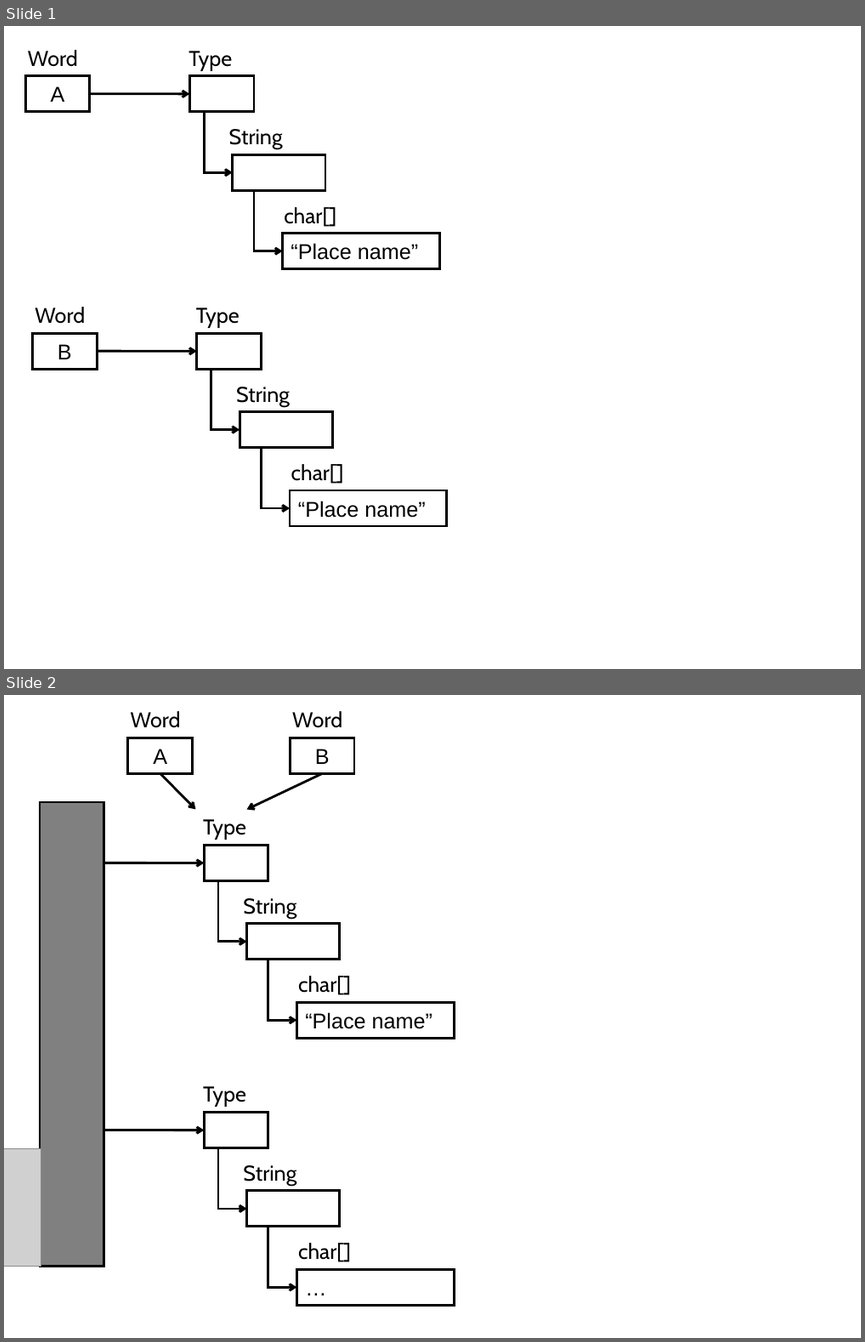
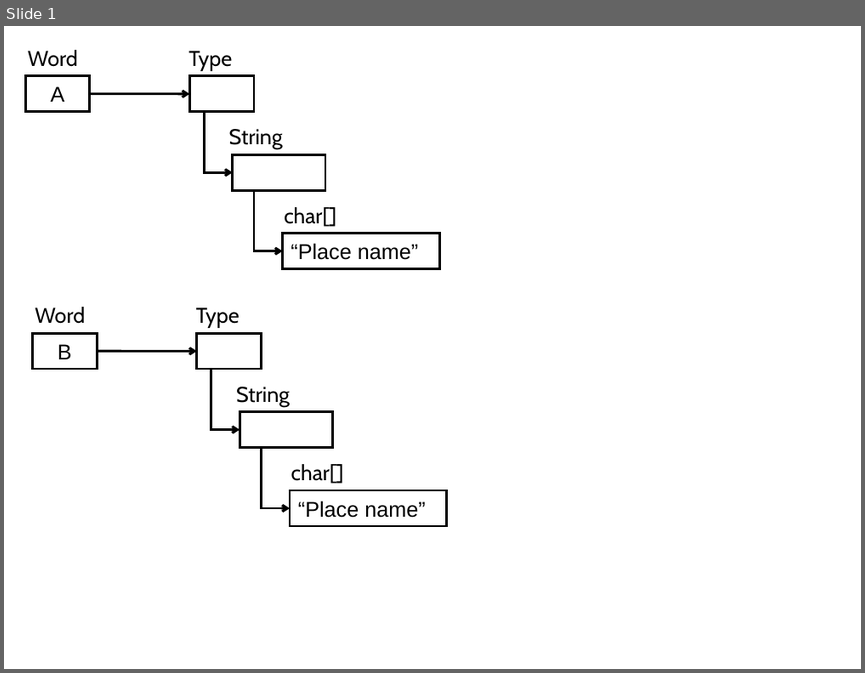
Before and after one commit to TheRuncibleTuner/bloatbook, a slide deck: part1/Figures/modelingdatatypes/sharing-pool-a.ppt. Shown one above the other, each under a label of ours: slides 1 and 2 before the commit, slide 1 after it. The pictures are 865x1342 and 865x673 pixels, drawn with LibreOffice and Linux fonts; fonts in the diff are those of the drawing; grey boxes stand for pictures. Boxes give left, top, right and bottom in pixels: in the first picture for what was removed or moved away, otherwise in the second. Text is boxed around its words. In the diff, an @@ line names an element or a change of style, - is before the commit and + after.

```diff
--- a/part1/Figures/modelingdatatypes/sharing-pool-a.ppt
+++ b/part1/Figures/modelingdatatypes/sharing-pool-a.ppt
@@ slide 2 removed at [4,695,861,1338], background #FFFFFF @@
@@ text removed at [131,711,181,728] @@
-Word
@@ text removed at [292,711,342,728] @@
-Word
@@ rectangle removed at [128,737,193,774] @@
-A
@@ rectangle removed at [290,737,354,774] @@
-B
@@ arrow removed from (160, 774) to (196, 809) @@
@@ arrow removed from (322, 774) to (246, 809) @@
@@ rectangle removed at [40,802,104,1266] @@
@@ arrow removed from (104, 863) to (204, 863) @@
@@ group removed at [203,819,454,1038]: 3 texts, 3 rectangles, 2 elbow arrows @@
-Type
-String
-char[]
-“Place name”
@@ picture removed at [4,1148,40,1265] @@
@@ arrow removed from (104, 1129) to (204, 1130) @@
@@ group removed at [203,1086,454,1305]: 3 texts, 3 rectangles, 2 elbow arrows @@
-Type
-String
-char[]
-…
```
Also in this commit, not shown: 7 other files.
